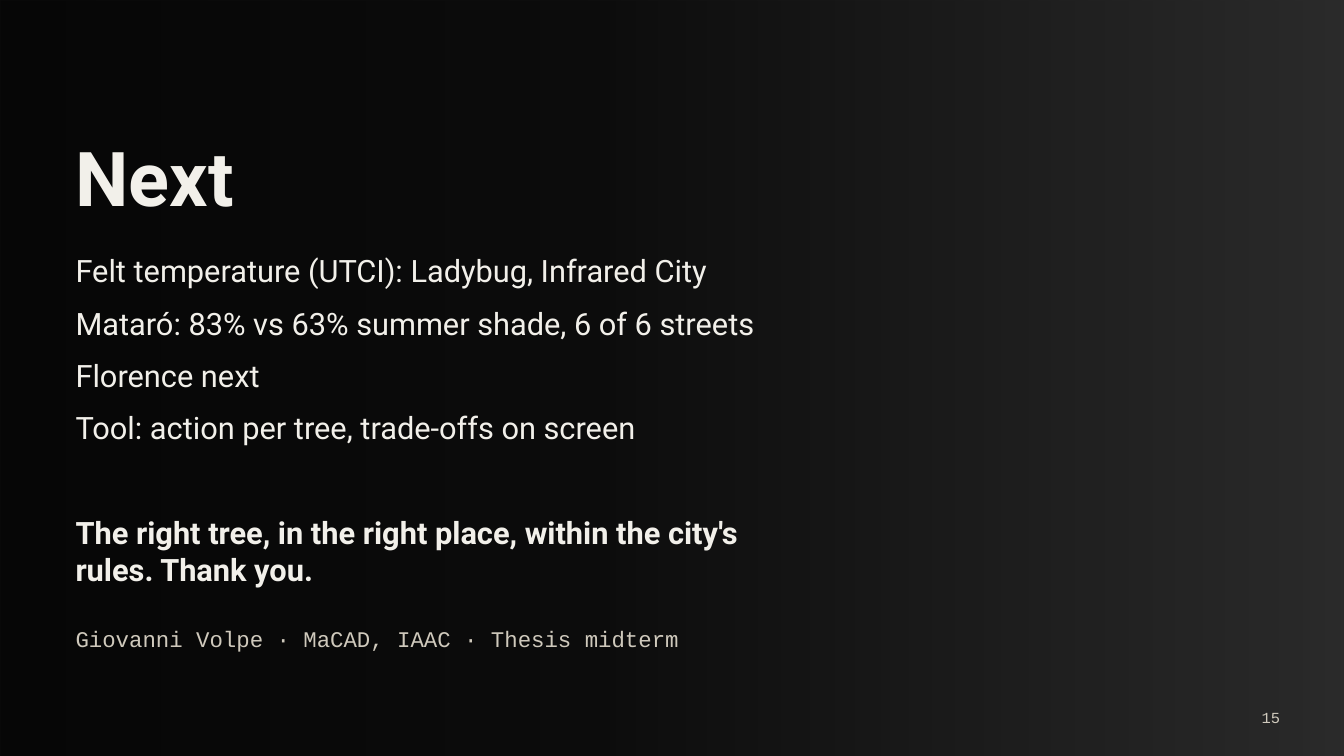
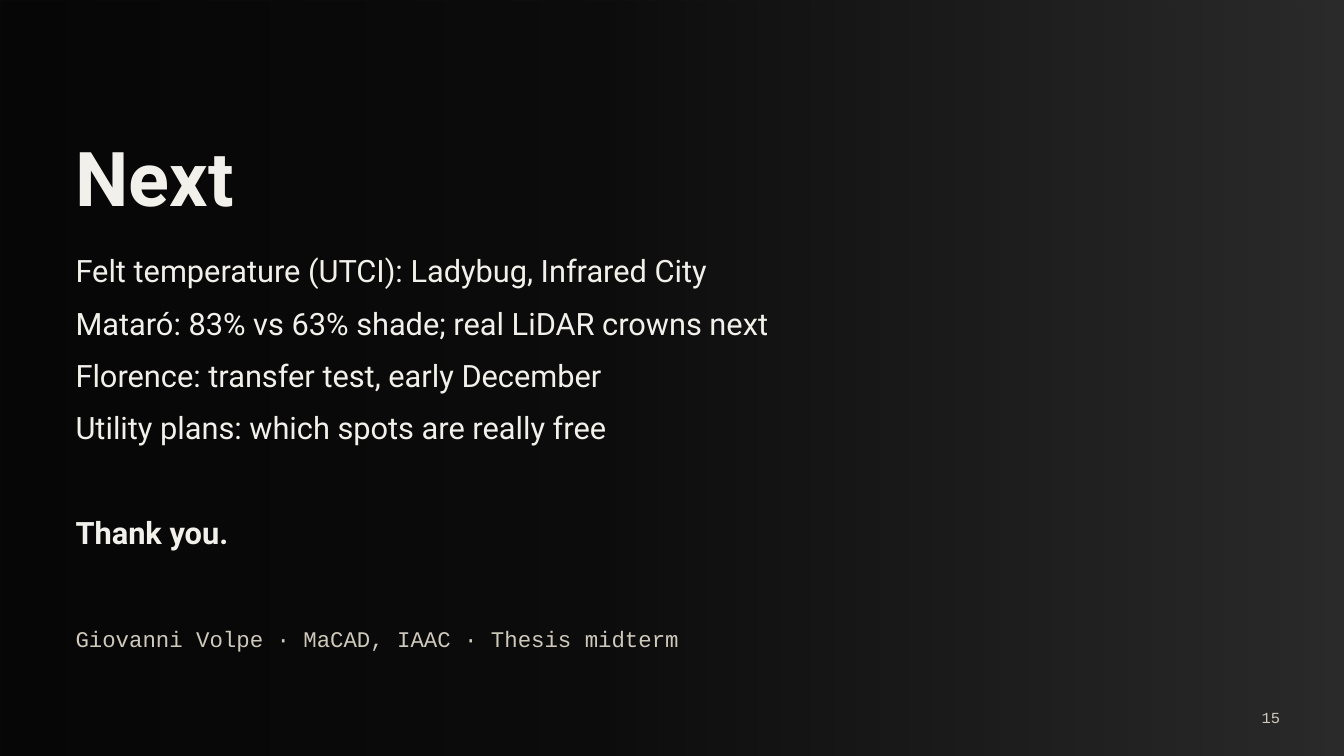
Before and after one commit to giofox96/shade-and-sponge, a slide deck: slide 15 of slides/midterm/shade_and_sponge_midterm_pechakucha.pptx. Drawn at 1344x756 pixels with LibreOffice and Linux fonts; fonts in the diff are those of the drawing; background and template pictures are left out; a plain dark background stands for a picture behind light text. Boxes give left, top, right and bottom in pixels: in the first picture for what was removed or moved away, otherwise in the second. Text is boxed around its words. In the diff, an @@ line names an element or a change of style, - is before the commit and + after.

```diff
--- a/slides/midterm/shade_and_sponge_midterm_pechakucha.pptx
+++ b/slides/midterm/shade_and_sponge_midterm_pechakucha.pptx
@@ text at <box>76,312,768,446</box>: text changed @@
-Mataró: 83% vs 63% summer shade, 6 of 6 streets
-Florence next
-Tool: action per tree, trade-offs on screen
+Mataró: 83% vs 63% shade; real LiDAR crowns next
+Florence: transfer test, early December
+Utility plans: which spots are really free
@@ text at <box>76,521,229,551</box>: text changed @@
-The right tree, in the right place, within the city's rules. Thank you.
+Thank you.
```
Also in this commit, not shown: 1 other slide changed, 5 other files.
